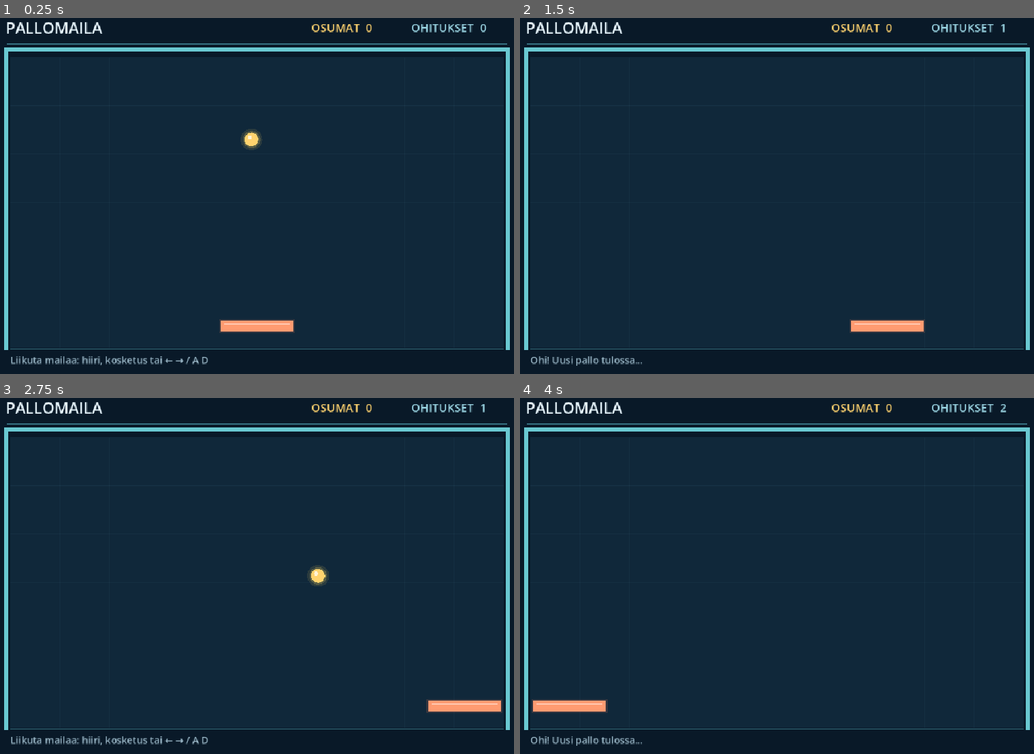
Above: before the commit, frames 1-4 (two rows, left to right).
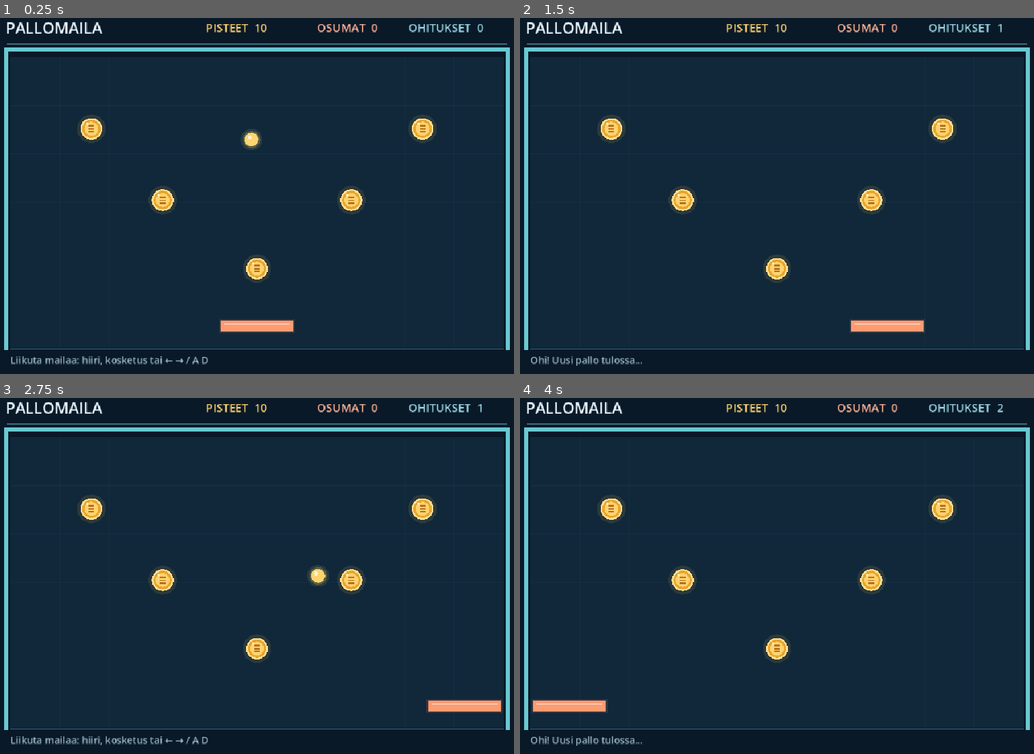
Above: after the commit, the same moments.

Repository: Point-SimoSiren/Godot2D-Tennis
Game: Godot game, scene res://scenes/game.tscn
Two runs of this game, one before a commit and one after it. Both use one fixed random seed, a clock stepped at 60 frames per second and the inputs below.
Inputs (mouse positions are in pixels of both pictures, inside the frame that each line leads up to):
- Up to frame 1 (0.25 s): no input
- Up to frame 2 (1.5 s): move the mouse to (895, 174) at 0.52 s; hold Right 0.53-1.25 s; click (895, 174) at 0.67 s; drag from (669, 210) to (751, 263) at 1.27 s
- Up to frame 3 (2.75 s): move the mouse to (313, 490) at 2.02 s; hold Right from 2.03 s (still down)
- Up to frame 4 (4 s): release Right at 2.75 s; drag from (751, 643) to (612, 515) at 2.77 s; move the mouse to (941, 625) at 3.52 s; hold Left from 3.53 s (still down)

The runs differ from the first frame. In frame 1, 2.3% of the frame differs, in the area x 14-95%, y 1-75%; in frame 2, 2.3%; in frame 3, 2.3%; in frame 4, 2.3%.

Commit message:
Add collectible coins and score

Diff:
--- /dev/null
+++ b/scenes/coin.tscn
@@ -0,0 +1,14 @@
+[gd_scene load_steps=3 format=3]
+
+[ext_resource type="Script" path="res://scripts/coin.gd" id="1_coin"]
+
+[sub_resource type="CircleShape2D" id="CircleShape2D_coin"]
+radius = 19.0
+
+[node name="Coin" type="Area2D"]
+collision_layer = 0
+collision_mask = 1
+script = ExtResource("1_coin")
+
+[node name="CollisionShape2D" type="CollisionShape2D" parent="."]
+shape = SubResource("CircleShape2D_coin")
--- /dev/null
+++ b/scripts/coin.gd
@@ -0,0 +1,28 @@
+extends Area2D
+
+signal collected
+
+var taken := false
+
+
+func _ready() -> void:
+	body_entered.connect(_on_body_entered)
+
+
+func _on_body_entered(body: Node2D) -> void:
+	if taken or not body is Ball or not body.active:
+		return
+	taken = true
+	collected.emit()
+	queue_free()
+
+
+func _draw() -> void:
+	draw_circle(Vector2.ZERO, 25.0, Color(1.0, 0.71, 0.23, 0.12))
+	draw_circle(Vector2.ZERO, 19.0, Color("ffe194"))
+	draw_circle(Vector2.ZERO, 16.0, Color("eaa52d"))
+	draw_circle(Vector2.ZERO, 12.0, Color("ffd36e"))
+	draw_line(Vector2(-5, -5), Vector2(5, -5), Color("b6701f"), 2.5)
+	draw_line(Vector2(-5, 0), Vector2(5, 0), Color("b6701f"), 2.5)
+	draw_line(Vector2(-5, 5), Vector2(5, 5), Color("b6701f"), 2.5)
+	draw_circle(Vector2(-7, -9), 2.0, Color(1, 1, 1, 0.7))
--- a/scripts/game.gd
+++ b/scripts/game.gd
@@ -1,12 +1,22 @@
 extends Node2D
+
+const COIN_SCENE := preload("res://scenes/coin.tscn")
+const COIN_POINTS := 10
+const COIN_POSITIONS := [
+	Vector2(190, 210), Vector2(480, 215), Vector2(770, 210),
+	Vector2(315, 335), Vector2(645, 335), Vector2(480, 455),
+]
 
 @onready var paddle: Paddle = $Paddle
 @onready var ball: Ball = $Ball
 
 var hits := 0
 var misses := 0
+var points := 0
+var coins_remaining := 0
 var respawn_time := 0.0
-var score_label: Label
+var points_label: Label
+var hits_label: Label
 var misses_label: Label
 var hint_label: Label
 
@@ -18,10 +28,12 @@
 	add_wall("TopWall", Vector2(480, 72), Vector2(900, 18))
 
 	add_text("PALLOMAILA", Vector2(40, 14), 27, Color("eaf8ff"))
-	score_label = add_text("", Vector2(575, 18), 20, Color("ffd36e"))
-	misses_label = add_text("", Vector2(750, 18), 20, Color("9cd7e5"))
+	points_label = add_text("", Vector2(390, 18), 20, Color("ffd36e"))
+	hits_label = add_text("", Vector2(585, 18), 20, Color("ffb597"))
+	misses_label = add_text("", Vector2(745, 18), 20, Color("9cd7e5"))
 	hint_label = add_text("Liikuta mailaa: hiiri, kosketus tai ← → / A D", Vector2(48, 603), 17, Color("9bb8c8"))
 	update_score()
+	spawn_coins()
 
 	ball.paddle = paddle
 	ball.paddle_hit.connect(_on_paddle_hit)
@@ -35,7 +47,18 @@
 	respawn_time -= delta
 	if respawn_time <= 0.0:
 		hint_label.text = "Liikuta mailaa: hiiri, kosketus tai ← → / A D"
+		if coins_remaining == 0:
+			spawn_coins()
 		ball.launch()
+
+
+func spawn_coins() -> void:
+	for coin_position in COIN_POSITIONS:
+		var coin: Area2D = COIN_SCENE.instantiate()
+		coin.position = coin_position
+		coin.connect("collected", _on_coin_collected)
+		add_child(coin)
+		coins_remaining += 1
 
 
 func add_wall(wall_name: String, wall_position: Vector2, wall_size: Vector2) -> void:
@@ -61,8 +84,15 @@
 
 
 func update_score() -> void:
-	score_label.text = "OSUMAT  %d" % hits
+	points_label.text = "PISTEET  %d" % points
+	hits_label.text = "OSUMAT  %d" % hits
 	misses_label.text = "OHITUKSET  %d" % misses
+
+
+func _on_coin_collected() -> void:
+	points += COIN_POINTS
+	coins_remaining -= 1
+	update_score()
 
 
 func _on_paddle_hit() -> void:
Not shown, added: scripts/coin.gd.uid
